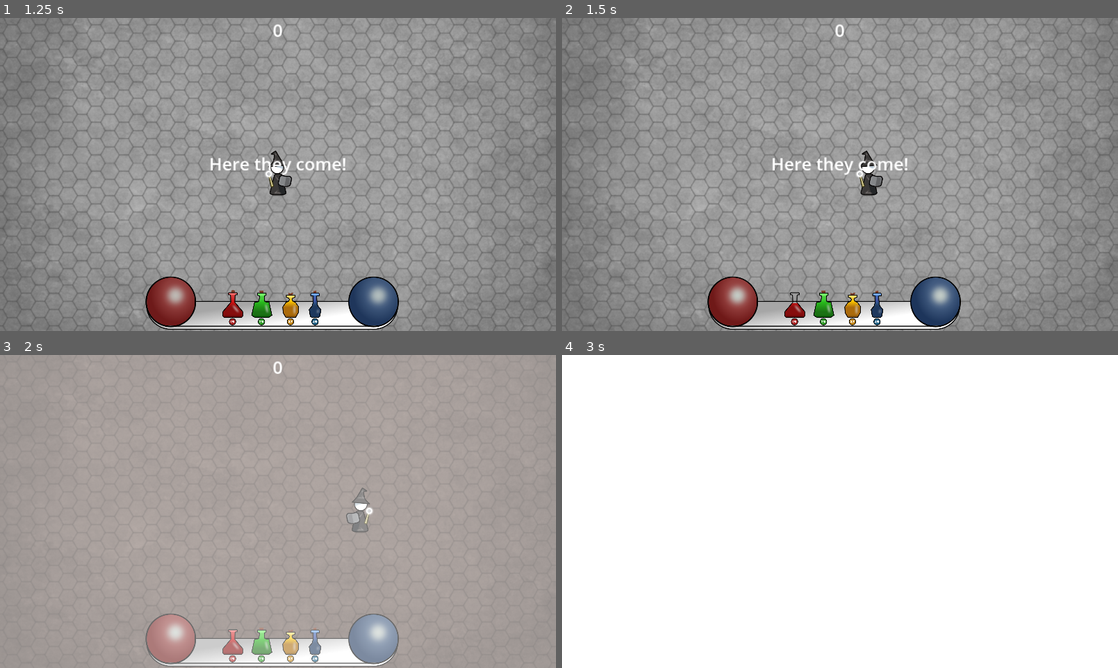
Above: before the commit, frames 1-4 (two rows, left to right).
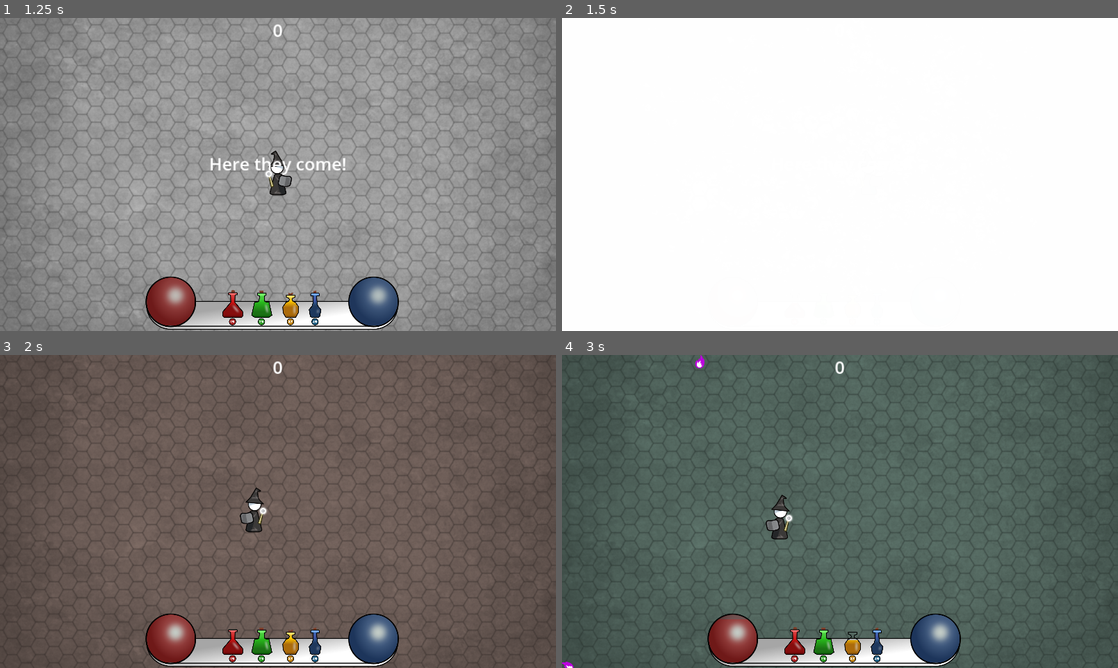
Above: after the commit, the same moments.

Repository: kurilluk/GDSJam23
Game: Godot game, scene res://assets/scenes/Main.tscn
Same seed, same stepped clock (60 frames per second), same inputs: the game is played once before the commit and once after it. Sound files missing from this copy of the repository are replaced by a short silence.
Inputs:
- Up to frame 1 (1.25 s): click "Start" at 0.5 s
- Up to frame 2 (1.5 s): hold D (Right) from 1.28 s (still down); tap 1 (Potion_1) at 1.35 s
- Up to frame 3 (2 s): keep holding D (Right)
- Up to frame 4 (3 s): release D (Right) at 2.03 s; hold S (Down) 2.03-2.78 s; tap 2 (Potion_2) at 2.1 s; hold D (Right) from 2.78 s (still down); tap 3 (Potion_3) at 2.85 s

Frame 1 is identical in both runs. In frame 2, 99% of the frame differs, in the area x 0-100%, y 0-100%; in frame 3, 99%; in frame 4, 99%.

Commit message:
add potions sounds + reset pitch after 2

Diff:
--- a/examples/dodge_the_creeps/assets/scenes/Player.tscn
+++ b/examples/dodge_the_creeps/assets/scenes/Player.tscn
@@ -8,6 +8,10 @@
 [ext_resource type="Texture2D" uid="uid://je8cjivjthak" path="res://art/G_mage/G_mage.png" id="7_jf8c2"]
 [ext_resource type="AudioStream" uid="uid://dvi3scw7fgwmj" path="res://assets/sound/Fireball3.mp3" id="8_dtgvq"]
 [ext_resource type="AudioStream" uid="uid://d1cisdls5cyyn" path="res://assets/sound/Vocal_Ineedapotion_lowhp.mp3" id="8_ieq6g"]
+[ext_resource type="AudioStream" uid="uid://iy1ta5mbu2t1" path="res://assets/sound/Healing_potion.mp3" id="9_k5rw0"]
+[ext_resource type="AudioStream" uid="uid://5ia8eybkn3ya" path="res://assets/sound/Healingdrain_potion.mp3" id="10_7kduq"]
+[ext_resource type="AudioStream" uid="uid://d324dl36pt0fs" path="res://assets/sound/Manadrain_potion.mp3" id="11_kdwm7"]
+[ext_resource type="AudioStream" uid="uid://drj07yj5x5rw3" path="res://assets/sound/Mana_potion.mp3" id="12_kixw6"]
 
 [sub_resource type="SpriteFrames" id="1"]
 animations = [{
@@ -101,4 +105,16 @@
 stream = ExtResource("8_dtgvq")
 volume_db = -10.0
 
+[node name="S_HealPotion" type="AudioStreamPlayer" parent="."]
+stream = ExtResource("9_k5rw0")
+
+[node name="S_HealPotionDrain" type="AudioStreamPlayer" parent="."]
+stream = ExtResource("10_7kduq")
+
+[node name="S_ManaPotionDrain" type="AudioStreamPlayer" parent="."]
+stream = ExtResource("11_kdwm7")
+
+[node name="S_ManaPotion" type="AudioStreamPlayer" parent="."]
+stream = ExtResource("12_kixw6")
+
 [connection signal="body_entered" from="." to="." method="_on_Player_body_entered"]
--- a/examples/dodge_the_creeps/assets/scripts/Main.gd
+++ b/examples/dodge_the_creeps/assets/scripts/Main.gd
@@ -36,7 +36,7 @@
 	$HUD.show_message("Here they come!")
 	$HUD.show_hud_bars()
 	level = 1
-	pitch = 1
+	pitch = 1.5
 	set_new_layer(layers[0])
 
 func append_projectile(projectile):
@@ -52,6 +52,8 @@
 	$Music.pitch_scale = pitch
 	$Music.play()
 	pitch += 0.25
+	if pitch >= 2:
+		pitch = 1
 
 	background.modulate = layer.background_color
 	$Player.set_player_inputs(layer.get_input_modification())
--- a/examples/dodge_the_creeps/assets/scripts/Player.gd
+++ b/examples/dodge_the_creeps/assets/scripts/Player.gd
@@ -130,6 +130,7 @@
 	var new_health = clamp(health + value, 0, PLAYER_MAX_HEALTH)
 	Game_HUD.update_health(health, new_health);
 	health = new_health
+	$S_HealPotion.play()
 	pass
 
 func potion_hurt(value):
@@ -137,18 +138,21 @@
 	Game_HUD.update_health(health, new_health);
 	health = new_health
 	check_player_health()
+	$S_HealPotionDrain.play()
 	pass
 
 func potion_gain_mana(value):
 	var new_mana = clamp(mana + value, 0, PLAYER_MAX_MANA)
 	Game_HUD.update_mana(mana, new_mana);
 	mana = new_mana
+	$S_ManaPotion.play()
 	pass
 
 func potion_loose_mana(value):
 	var new_mana = clamp(mana - value, 0, PLAYER_MAX_MANA)
 	Game_HUD.update_mana(mana, new_mana);
 	mana = new_mana
+	$S_ManaPotionDrain.play()
 	pass
 
 func check_player_health():
Not shown: 1 places in examples/dodge_the_creeps/assets/scenes/Player.tscn that only renumber resources
